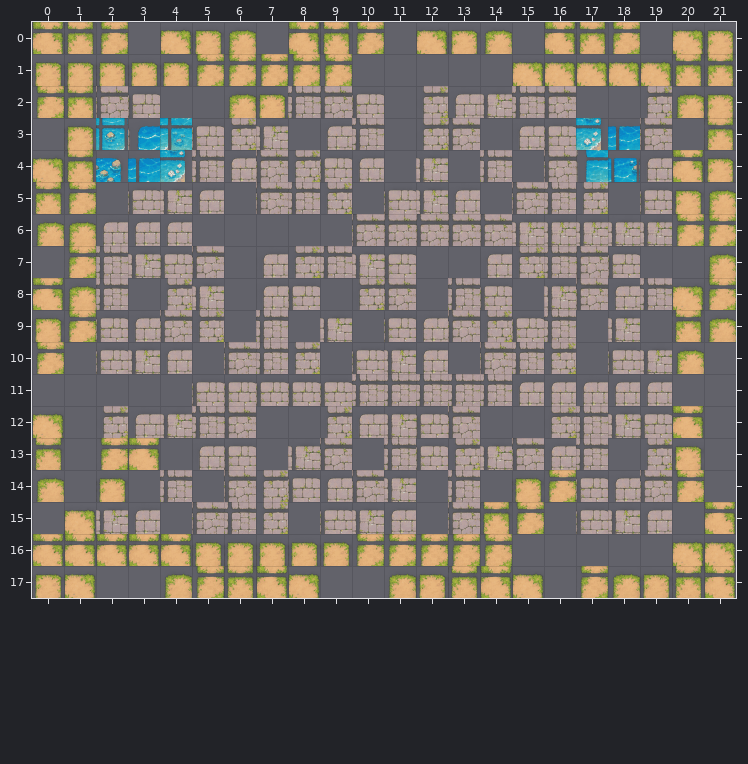
Tiled map, stored at maps/tidal_ruins.tmx. This is how it looked before the edit.
Cells are 56x56 px. Shown: x 0..21, y 0..17.
And afterwards:
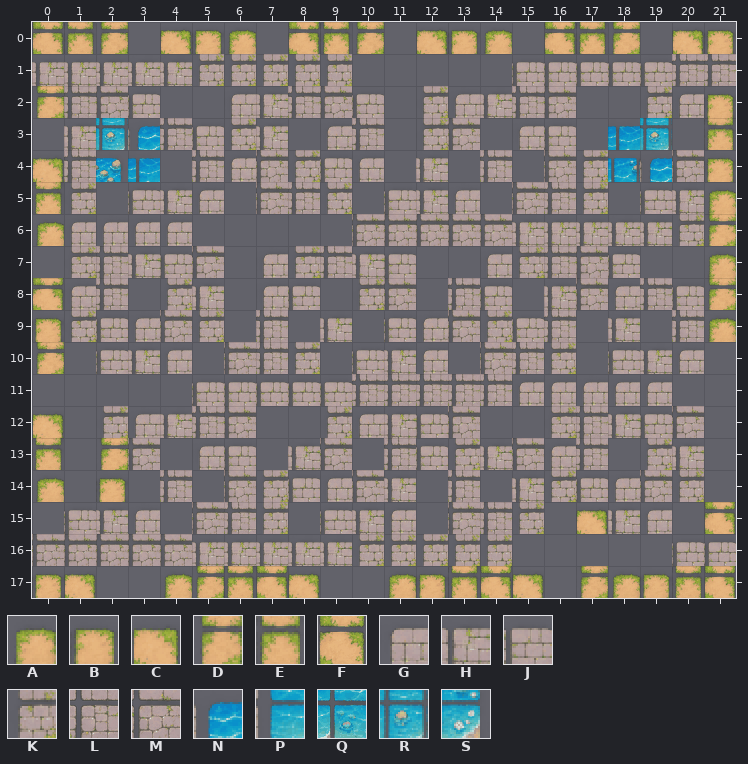
Key: from "MistIsleTerrain": A 12, B 13, C 14, D 16, E 17, F 18, G 24, H 25, J 26, K 28, L 29, M 30, N 36, P 40, Q 41, R 42, S 43.
_ is an empty cell, . an unchanged one.
See-through tiles are keyed as they look on the map.
Message: Polish tidal ruins with tighter paths and richer landmark decoration
Difference:
--- layer "Ground"
@@ x 0..21 @@
- 1 BBBBBDDDDD.....CCCCCEE
- 2 .E....AB............A.
- 3 .B..Q............S.M..
- 4 .E..S............P.GF.
- 5 .D..................B.
- 6 .A..................D.
- 7 .D....................
- 8 .A..................C.
- 9 .D..................E.
-10 ....................A.
+ 1 HHHHHKKKKK.....JJJJJLL
+ 2 .L....GH............G.
+ 3 .H..L............_.R..
+ 4 .L.._............K.NM.
+ 5 .K..................H.
+ 6 .G..................K.
+ 7 .K....................
+ 8 .G..................J.
+ 9 .K..................L.
+10 ....................G.
@@ x 0..21 @@
-12 ....................F.
-13 ...F................B.
-14 ...............BD...D.
-15 .C............ED.J....
-16 FFFFFBBBBBDDDDD.....CC
+12 ....................M.
+13 ...M................H.
+14 ...............HK...K.
+15 .J............LK.C....
+16 MMMMMHHHHHKKKKK.....JJ
